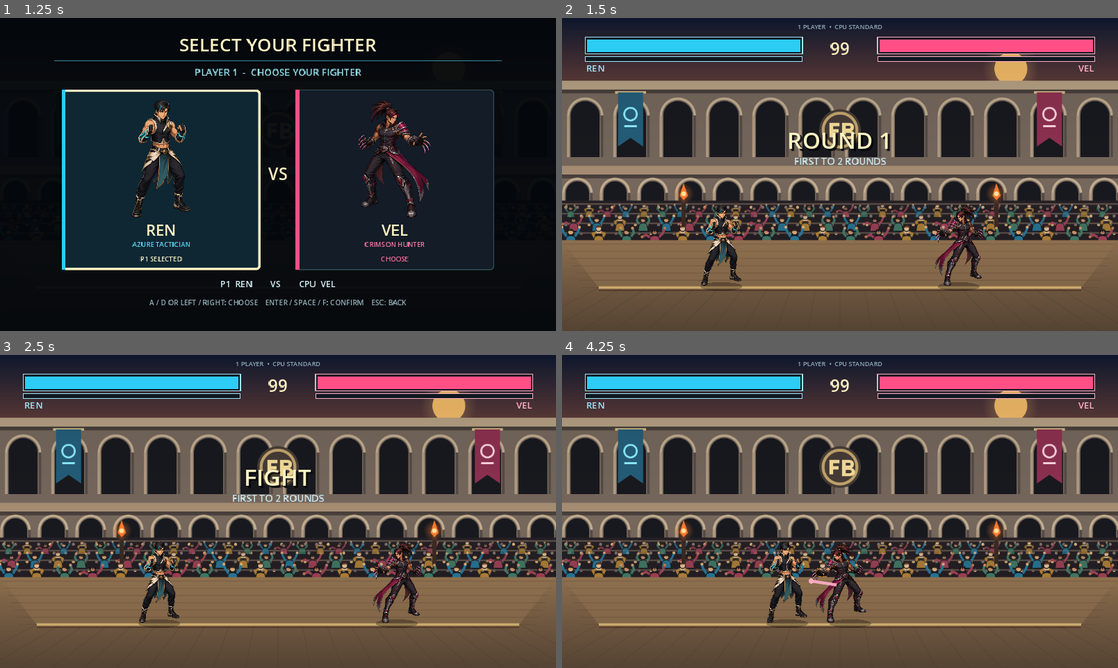
Above: before the commit, frames 1-4 (two rows, left to right).
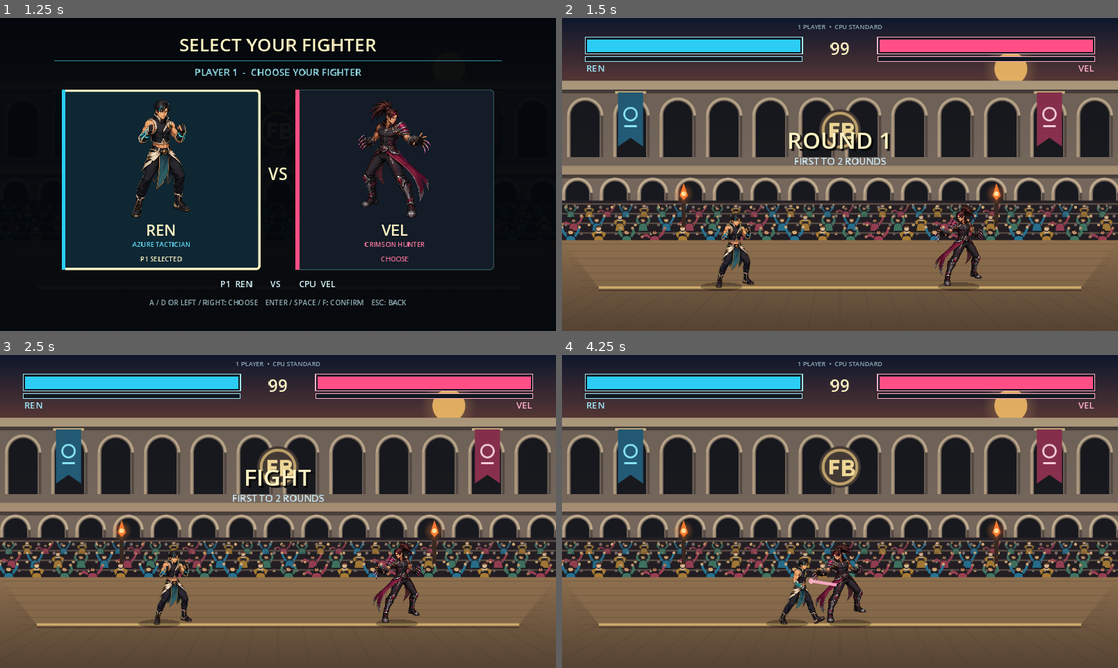
Above: after the commit, the same moments.

Repository: Hikki0608/Fighting-game
Game: Godot game, scene res://scenes/main.tscn
Two runs of this game, one before a commit and one after it. Both use one fixed random seed, a clock stepped at 60 frames per second and the inputs below.
Inputs (mouse positions are in pixels of both pictures, inside the frame that each line leads up to):
- Up to frame 1 (1.25 s): click "1 PLAYER • VS CPU" at 0.5 s
- Up to frame 2 (1.5 s): click "REN" at 1.25 s
- Up to frame 3 (2.5 s): tap Enter at 2 s; move the mouse to (400, 495) at 2.02 s; hold D from 2.03 s (still down); hold F from 2.03 s (still down); click (400, 495) at 2.17 s; tap Space at 2.27 s
- Up to frame 4 (4.25 s): tap Space at 2.75, 3.02 s; move the mouse to (728, 527) at 2.77 s; release D at 2.78 s; release F at 2.78 s; hold S 2.78-3.53 s; tap G at 2.85 s; move the mouse to (895, 442) at 3.52 s; hold D from 3.53 s (still down); hold H from 3.53 s (still down)

Frame 1 is identical in both runs. In frame 2, 1.2% of the frame differs, in the area x 25-35%, y 59-87%; in frame 3, 1.2%; in frame 4, 1.1%.

Commit message:
Add Ren sprite animations

Diff:
--- a/scripts/fighter.gd
+++ b/scripts/fighter.gd
@@ -11,6 +11,8 @@
 const BODY_HEIGHT := 126.0
 const CROUCH_HEIGHT := 82.0
 const VISUAL_SIZE := 176.0
+const SPRITE_SHEET_CELL_SIZE := 256.0
+const SPRITE_DRAW_OFFSET_Y := 8.0
 const MAX_METER := 100
 const INPUT_BUFFER_FRAMES := 7
 const AMBIENT_MOTION_SAMPLE_FRAMES := 2
@@ -174,6 +176,7 @@
 var body_color := Color("4ed8ff")
 var accent_color := Color("e9fbff")
 var character_texture: Texture2D
+var character_animation_texture: Texture2D
 var health := 1000
 var meter := 0
 var facing := 1
@@ -231,10 +234,17 @@
 	display_name: String,
 	color: Color,
 	spawn_position: Vector2,
-	texture: Texture2D = null
+	texture: Texture2D = null,
+	animation_texture: Texture2D = null
 ) -> void:
 	player_id = id
-	configure_character(StringName(display_name.to_lower()), display_name, color, texture)
+	configure_character(
+		StringName(display_name.to_lower()),
+		display_name,
+		color,
+		texture,
+		animation_texture
+	)
 	position = spawn_position
 	facing = 1 if player_id == 0 else -1
 	reset_for_round(spawn_position)
@@ -244,13 +254,15 @@
 	selected_character_id: StringName,
 	display_name: String,
 	color: Color,
-	texture: Texture2D
+	texture: Texture2D,
+	animation_texture: Texture2D = null
 ) -> void:
 	character_id = selected_character_id
 	fighter_name = display_name
 	body_color = color
 	accent_color = color.lightened(0.55)
 	character_texture = texture
+	character_animation_texture = animation_texture
 	texture_filter = CanvasItem.TEXTURE_FILTER_LINEAR
 	_invalidate_visual_cache()
 	queue_redraw()
@@ -978,6 +990,87 @@
 		"active": active_progress,
 		"recovery": recovery_progress
 	}
+
+
+func _basic_attack_sprite_frame() -> int:
+	var data: Dictionary = ATTACKS[state]
+	var startup := int(data.startup)
+	var active_end := startup + int(data.active)
+	var recovery := maxi(1, int(data.recovery))
+	if state_frame <= 0:
+		return 0
+	if state_frame <= startup:
+		return 1
+	if state_frame <= active_end:
+		return 2
+	var recovery_progress := float(state_frame - active_end) / float(recovery)
+	return 3 if recovery_progress < 0.55 else 4
+
+
+func _animated_sprite_cell() -> Vector2i:
+	if character_animation_texture == null:
+		return Vector2i(-1, -1)
+
+	match state:
+		&"idle":
+			if landing_frames > 0:
+				return Vector2i(4, 2)
+			return Vector2i(floori(float(motion_tick) / 10.0) % 5, 0)
+		&"walk":
+			var walk_frame := floori(float(motion_tick) / 5.0) % 5
+			if velocity.x * float(facing) < 0.0:
+				walk_frame = 4 - walk_frame
+			return Vector2i(walk_frame, 1)
+		&"jump":
+			if velocity.y < -700.0:
+				return Vector2i(0, 2)
+			if velocity.y < -430.0:
+				return Vector2i(1, 2)
+			if velocity.y < -100.0:
+				return Vector2i(2, 2)
+			if velocity.y < 190.0:
+				return Vector2i(3, 2)
+			return Vector2i(4, 2)
+		&"light":
+			return Vector2i(_basic_attack_sprite_frame(), 3)
+		&"heavy":
+			return Vector2i(_basic_attack_sprite_frame(), 4)
+		_:
+			return Vector2i(-1, -1)
+
+
+func _has_character_image() -> bool:
+	return _animated_sprite_cell().x >= 0 or character_texture != null
+
+
+func _draw_character_image(modulate: Color) -> bool:
+	var sprite_cell := _animated_sprite_cell()
+	if sprite_cell.x >= 0:
+		var source_position := Vector2(
+			float(sprite_cell.x) * SPRITE_SHEET_CELL_SIZE,
+			float(sprite_cell.y) * SPRITE_SHEET_CELL_SIZE
+		)
+		draw_texture_rect_region(
+			character_animation_texture,
+			Rect2(
+				-VISUAL_SIZE * 0.5,
+				-VISUAL_SIZE + SPRITE_DRAW_OFFSET_Y,
+				VISUAL_SIZE,
+				VISUAL_SIZE
+			),
+			Rect2(source_position, Vector2.ONE * SPRITE_SHEET_CELL_SIZE),
+			modulate
+		)
+		return true
+	if character_texture != null:
+		draw_texture_rect(
+			character_texture,
+			Rect2(-VISUAL_SIZE * 0.5, -VISUAL_SIZE, VISUAL_SIZE, VISUAL_SIZE),
+			false,
+			modulate
+		)
+		return true
+	return false
 
 
 func _visual_pose() -> Dictionary:
@@ -1202,7 +1295,7 @@
 	visual_rotation: float,
 	visual_scale: Vector2
 ) -> void:
-	if character_texture == null:
+	if not _has_character_image():
 		return
 
 	var echo_alpha := 0.0
@@ -1241,12 +1334,7 @@
 		var echo_scale := visual_scale * Vector2(1.0 + 0.012 * echo_index, 1.0 - 0.012 * echo_index)
 		var alpha := echo_alpha * (1.0 - float(echo_index - 1) / float(echo_count + 1))
 		draw_set_transform(echo_offset, visual_rotation, echo_scale)
-		draw_texture_rect(
-			character_texture,
-			Rect2(-VISUAL_SIZE * 0.5, -VISUAL_SIZE, VISUAL_SIZE, VISUAL_SIZE),
-			false,
-			Color(echo_color, alpha)
-		)
+		_draw_character_image(Color(echo_color, alpha))
 	draw_set_transform(Vector2.ZERO, 0.0, Vector2.ONE)
 
 
@@ -1264,6 +1352,10 @@
 	var visual_rotation: float = pose.rotation
 	var visual_scale: Vector2 = pose.scale
 	var visual_modulate: Color = pose.modulate
+	if _animated_sprite_cell().x >= 0:
+		visual_offset *= 0.25
+		visual_rotation *= 0.2
+		visual_scale = Vector2(float(facing), 1.0).lerp(visual_scale, 0.2)
 
 	if meter >= MAX_METER:
 		var aura_color := Color("74e8ff") if character_id == &"ren" else Color("ff557d")
@@ -1272,14 +1364,7 @@
 
 	_draw_motion_echoes(visual_offset, visual_rotation, visual_scale)
 	draw_set_transform(visual_offset, visual_rotation, visual_scale)
-	if character_texture != null:
-		draw_texture_rect(
-			character_texture,
-			Rect2(-VISUAL_SIZE * 0.5, -VISUAL_SIZE, VISUAL_SIZE, VISUAL_SIZE),
-			false,
-			visual_modulate
-		)
-	else:
+	if not _draw_character_image(visual_modulate):
 		_draw_fallback_fighter()
 	draw_set_transform(Vector2.ZERO, 0.0, Vector2.ONE)
 
--- a/scripts/main.gd
+++ b/scripts/main.gd
@@ -4,6 +4,7 @@
 const CpuControllerScript := preload("res://scripts/cpu_controller.gd")
 const ArenaBackgroundTexture := preload("res://assets/arena_background.svg")
 const RenFighterTexture := preload("res://assets/characters/ren_fighter.png")
+const RenBasicSpriteSheet := preload("res://assets/characters/ren_basic_sprites_v1.png")
 const VelFighterTexture := preload("res://assets/characters/vel_fighter.png")
 const SCREEN_SIZE := Vector2(1152.0, 648.0)
 const ROUND_SECONDS := 99
@@ -16,14 +17,16 @@
 		"name": "REN",
 		"title": "AZURE TACTICIAN",
 		"color": Color("2cccf4"),
-		"texture": RenFighterTexture
+		"texture": RenFighterTexture,
+		"animation_texture": RenBasicSpriteSheet
 	},
 	{
 		"id": &"vel",
 		"name": "VEL",
 		"title": "CRIMSON HUNTER",
 		"color": Color("ff4f86"),
-		"texture": VelFighterTexture
+		"texture": VelFighterTexture,
+		"animation_texture": null
 	}
 ]
 const WEB_FULLSCREEN_HELPER := """
@@ -229,8 +232,22 @@
 	add_child(p2)
 	var ren: Dictionary = CHARACTER_ROSTER[0]
 	var vel: Dictionary = CHARACTER_ROSTER[1]
-	p1.setup(0, ren.name, ren.color, Vector2(330.0, Fighter.GROUND_Y), ren.texture)
-	p2.setup(1, vel.name, vel.color, Vector2(822.0, Fighter.GROUND_Y), vel.texture)
+	p1.setup(
+		0,
+		ren.name,
+		ren.color,
+		Vector2(330.0, Fighter.GROUND_Y),
+		ren.texture,
+		ren.animation_texture
+	)
+	p2.setup(
+		1,
+		vel.name,
+		vel.color,
+		Vector2(822.0, Fighter.GROUND_Y),
+		vel.texture,
+		vel.animation_texture
+	)
 	fighters = [p1, p2]
 
 
@@ -799,7 +816,8 @@
 			StringName(character_data["id"]),
 			str(character_data["name"]),
 			character_data["color"],
-			character_data["texture"] as Texture2D
+			character_data["texture"] as Texture2D,
+			character_data["animation_texture"] as Texture2D
 		)
 		fighters[index].reset_match_resources()
 	wins = [0, 0]
Binary file added: assets/characters/ren_basic_sprites_v1.png
Not shown, added: assets/characters/ren_basic_sprites_v1.png.import
